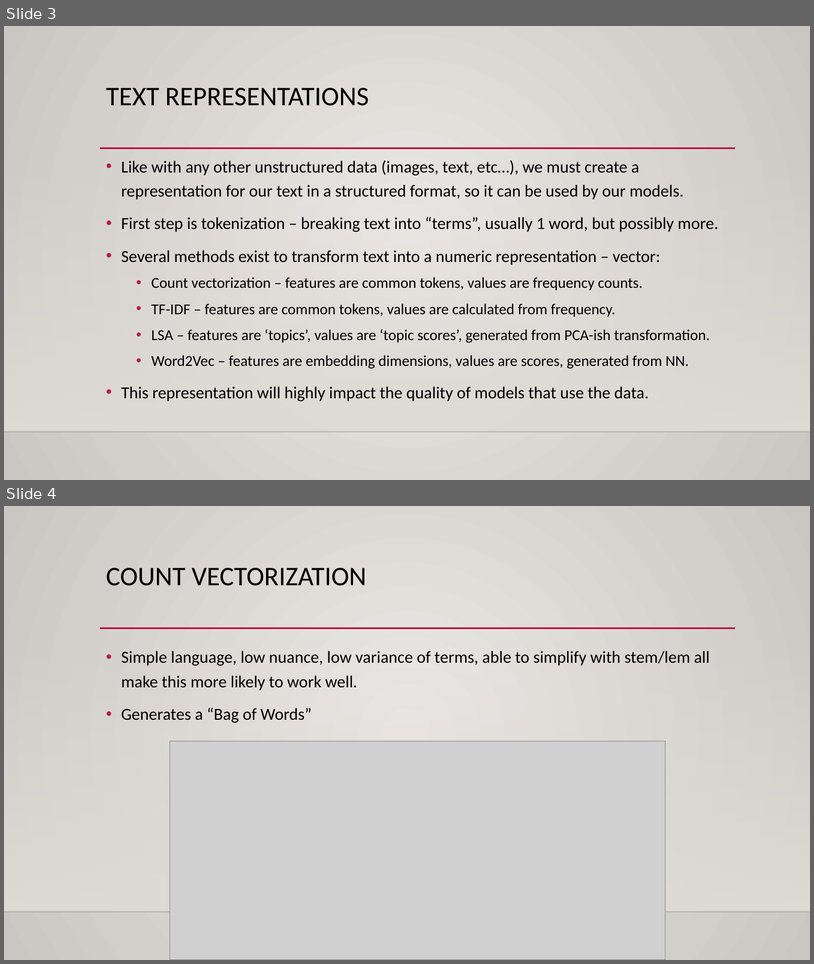
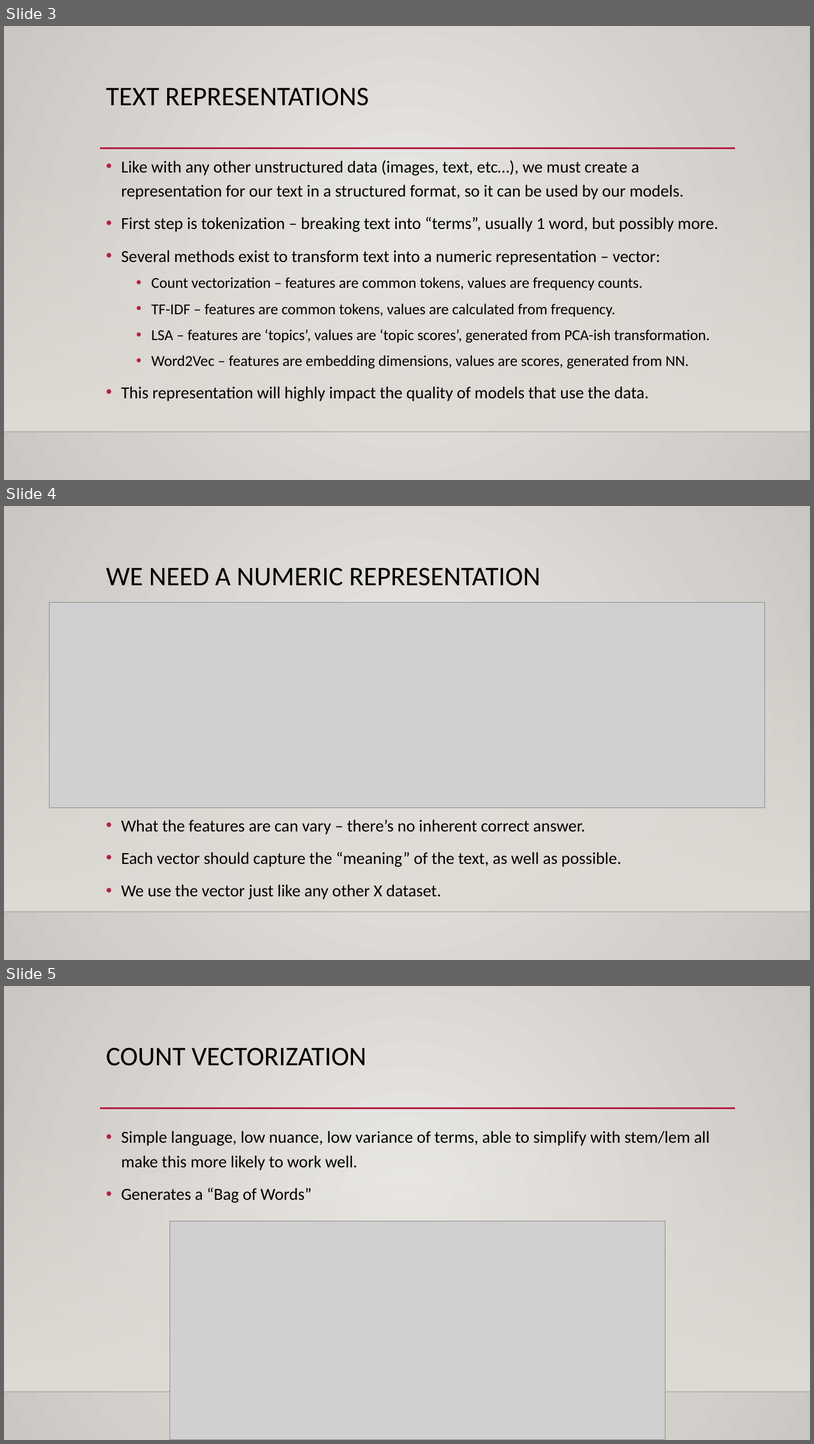
Before and after one commit to calvint13/Intro_to_Machine_Learning_Student_Workbooks, a slide deck: reference_content/Slides/spatial.pptx. Shown one above the other, each under a label of ours: slides 3 and 4 before the commit, slides 3, 4 and 5 after it. The pictures are 814x964 and 814x1444 pixels, drawn with LibreOffice and Linux fonts; fonts in the diff are those of the drawing; grey boxes stand for pictures; background and template pictures are left out. Boxes give left, top, right and bottom in pixels: in the first picture for what was removed or moved away, otherwise in the second. Text is boxed around its words. In the diff, an @@ line names an element or a change of style, - is before the commit and + after.

```diff
--- a/reference_content/Slides/spatial.pptx
+++ b/reference_content/Slides/spatial.pptx
@@ slide 4 added at bbox=[4, 506, 810, 960], background gradient #ECEAE7 to #CAC7C1; not listed: 2 template elements that a slide beside it also shows @@
@@ title added at bbox=[106, 568, 541, 586], 32 pt, text #000000 @@
+WE NEED A NUMERIC REPRESENTATION
@@ picture added at bbox=[50, 602, 765, 807] @@
@@ text added at bbox=[121, 819, 621, 899], 20 pt, text #000000 @@
+• What the features are can vary – there’s no inherent correct answer.
+• Each vector should capture the “meaning” of the text, as well as possible.
+• We use the vector just like any other X dataset.
@@ what was slide 4 is now slide 5 @@
```
Also in this commit, not shown: 1 slide changed, 4 other slides added, 1 slide removed, 3 other files.
